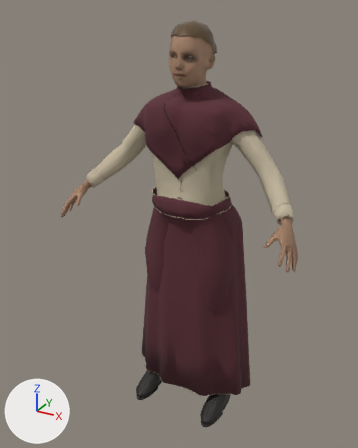
One commit to the glTF model web/public/models/characters/woman-shawl-lod2.glb: the scene before it, then after it.
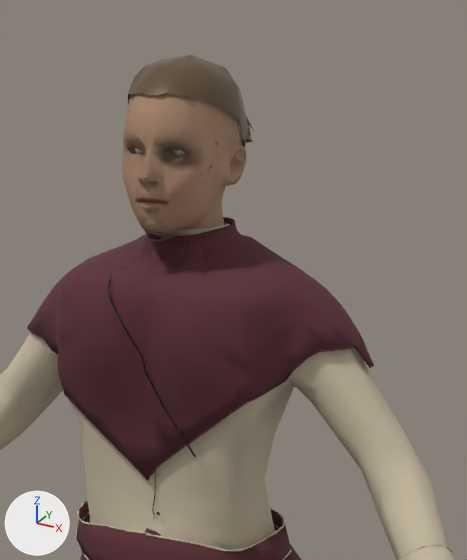
The first picture shows the older version from a 50 mm camera at (0.925, -1.836, 1.814) aimed at (-0.049, -0.064, 0.928). The close-ups show the older and then the newer version on the part from 34% to 83% of the width and 0% to 47% of the height of that picture. Only the edits that show in the close-ups are written down. The axes (+X, +Y, +Z) are drawn at lower left. The lights are the same throughout. Vertices at exactly the same position are counted once.

The first close-up shows 'Human_legwear_LOD2', 'Human_outfit_LOD2', 'Human_skin_LOD2'.
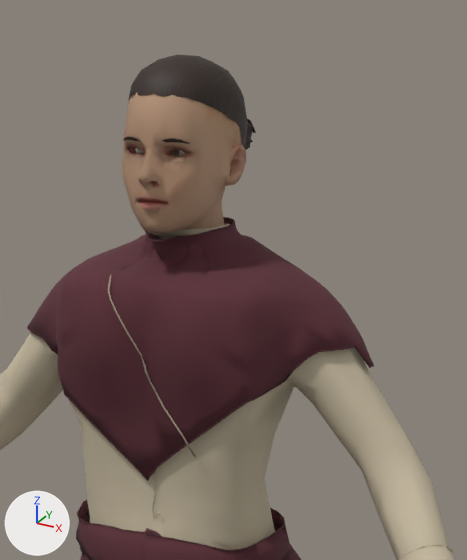
The change, as a list of edits to the scene's bpy script:
```text
Add img_skin_female_normal:
    img_skin_female_normal = load_image('skin-female-normal', 'textures/5b28ef6bb29b5654ff1a.png', 2048, 2048, 'Non-Color')
Add img_skin_female_colour:
    img_skin_female_colour = load_image('skin-female-colour', 'textures/5818150cab42cf0b2325.png', 2048, 2048, 'sRGB')
Add img_skin_female_roughness:
    img_skin_female_roughness = load_image('skin-female-roughness', 'textures/e35f74c0f83556345583.png', 2048, 2048, 'Non-Color')
Change mat_skin:
    remove # nodes: BsdfPrincipled, Mix x2, NormalMap, OutputMaterial, TexImage x2, VertexColor
    nodes: BsdfPrincipled, Math, Mix x2, NormalMap, OutputMaterial, SeparateColor, TexImage x3, VertexColor
    remove # uses the picture img_skin_detail_neutral
    remove # uses the picture img_skin_normal_1024
    uses the picture img_skin_female_colour
    uses the picture img_skin_female_normal
    uses the picture img_skin_female_roughness
Change me_tailored_breeches:
    where me_tailored_breeches.from_pydata(...)  # 1443 vertices, 2828 faces; spans x -0.307..0.305, y -0.187..0.208, z 0.098..1.095
    used by ob_human_legwear_lod2; location = (0.0, 0.0, 0.0)
    me_tailored_breeches part 1: texture (UV) coordinates of 1508 of 2828 faces, centred in x -0.306..0.303, y -0.187..0.196, z 0.099..1.092, changed; they spanned u 0.01..0.71, v 0.01..0.51 and now span u 0.51..0.99, v 0.01..0.73
Change me_tailored_coat:
    where me_tailored_coat.from_pydata(...)  # 2806 vertices, 5500 faces; spans x -0.484..0.484, y -0.191..0.09, z 0.998..1.545
    used by ob_human_outfit_lod2; location = (0.0, 0.0, 0.0)
    me_tailored_coat part 2: texture (UV) coordinates of 4676 of 5500 faces, centred in x -0.476..0.476, y -0.185..0.09, z 1.0..1.537, changed; they spanned u 0.01..0.98, v 0.01..0.51 and now span u 0.01..0.74, v 0.01..0.99
Change me_exposed_human_skin:
    used by ob_human_skin_lod2; location = (0.0, 0.0, 0.0)
    remove me_exposed_human_skin.from_pydata(...)  # 1432 vertices, 2564 faces; spans x -0.538..0.538, y -0.324..0.138, z 0.943..1.764
    add me_exposed_human_skin.from_pydata(...)  # 2351 vertices, 3980 faces; spans x -0.538..0.538, y -0.324..0.129, z 0.943..1.764
    me_exposed_human_skin part 3: the loose piece of 49 vertices spanning x -0.081..0.082, y -0.144..0.054, z 1.607..1.764 is rebuilt with 142 vertices and now spans x -0.079..0.079, y -0.14..0.054, z 1.611..1.764
    me_exposed_human_skin part 4: a new loose piece of 50 vertices spanning x 0.015..0.053, y -0.152..-0.133, z 1.654..1.661, in mat_apparel_atlas
    me_exposed_human_skin part 5: a new loose piece of 50 vertices spanning x -0.053..-0.015, y -0.152..-0.133, z 1.654..1.661, in mat_apparel_atlas
    me_exposed_human_skin part 6: 5 vertices moved from x -0.019..0.021, y 0.122..0.128, z 1.647..1.678 to x -0.018..0.017, y 0.124..0.126, z 1.64..1.675; 29 vertices removed from x -0.049..0.042, y 0.053..0.138, z 1.627..1.675; 81 vertices added at x -0.038..0.038, y 0.068..0.129, z 1.619..1.679
    other edits to the shape of me_exposed_human_skin do not show in these pictures
```

Where the change shows, as pixel boxes [x1, y1, x2, y2] in the close-ups (467 x 560 px):
'Human_skin_LOD2', surface changed, reshaped
    before: [122, 55, 254, 233]
    after: [122, 54, 256, 233]
part 1 of me_tailored_breeches, surface changed
    both: [76, 500, 292, 560]
part 2 of me_tailored_coat, surface changed
    both: [87, 272, 275, 550]
part 3 of me_exposed_human_skin, rebuilt
    before: [128, 55, 248, 148]
    after: [129, 54, 248, 147]
part 4 of me_exposed_human_skin, added
    after: [162, 139, 190, 144]
part 5 of me_exposed_human_skin, added
    after: [124, 137, 140, 141]
part 6 of me_exposed_human_skin, built on (mostly hidden)
    before: [246, 116, 254, 143]
    after: [244, 118, 256, 150]
